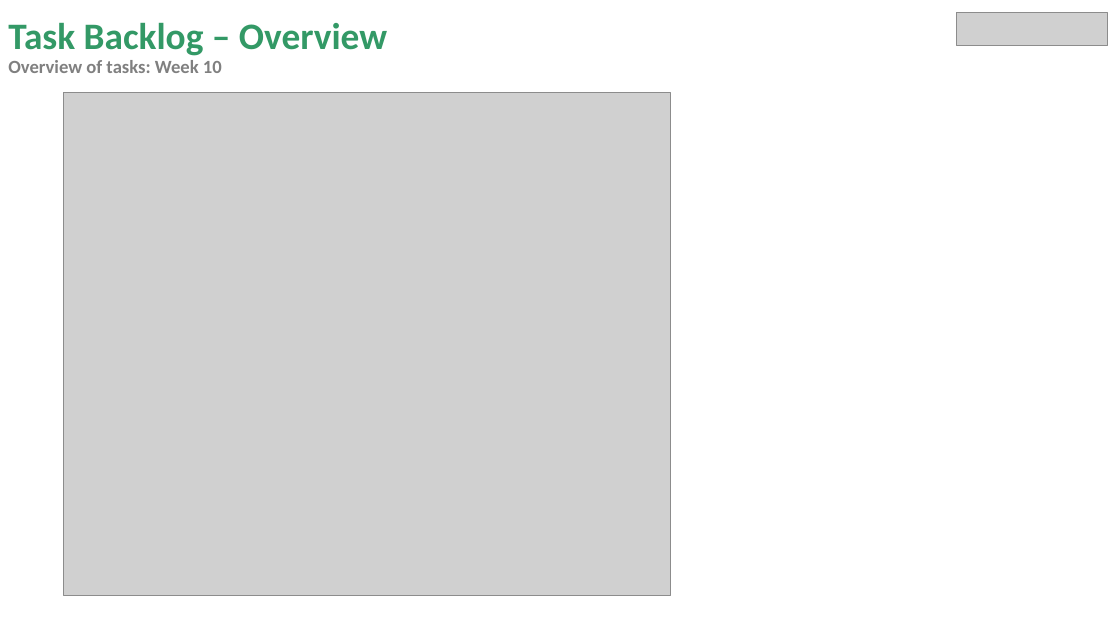
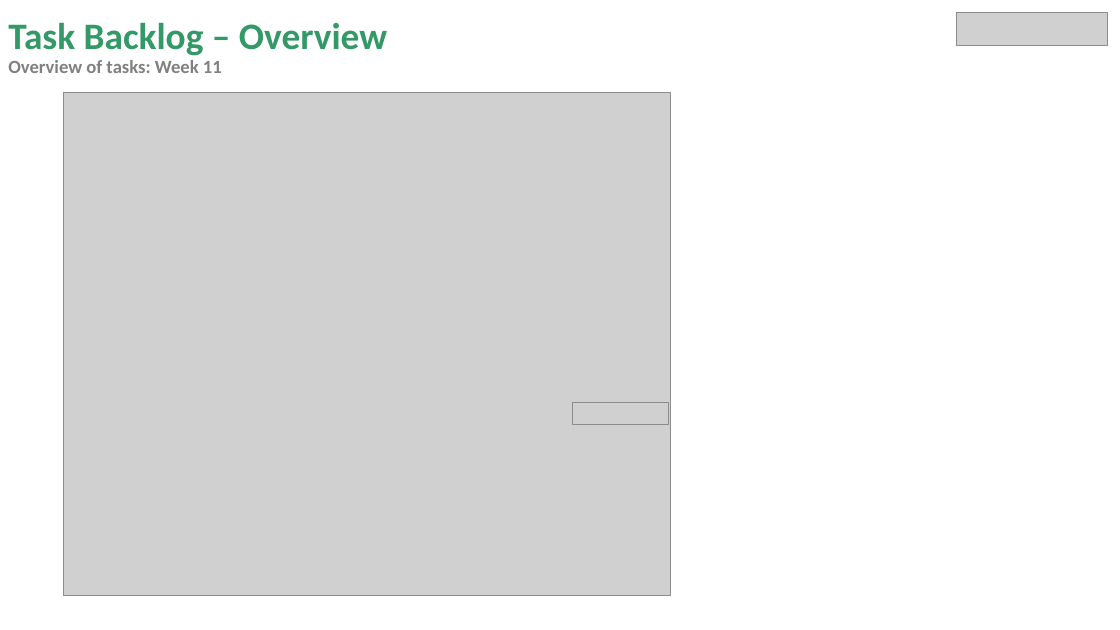
Before and after one commit to miguelrk/tum-mw-bachelorarbeit, a slide deck: slide 2 of 3 Entwicklungsphase/weekly_meeting_11.pptx. Drawn at 1120x630 pixels with LibreOffice and Linux fonts; fonts in the diff are those of the drawing; grey boxes stand for pictures. Boxes give left, top, right and bottom in pixels: in the first picture for what was removed or moved away, otherwise in the second. Text is boxed around its words. In the diff, an @@ line names an element or a change of style, - is before the commit and + after.

```diff
--- a/3 Entwicklungsphase/weekly_meeting_11.pptx
+++ b/3 Entwicklungsphase/weekly_meeting_11.pptx
@@ title at (8, 22, 387, 73): text changed @@
-Task Backlog – Overview
-Overview of tasks: Week 10
+Task Backlog – Overview
+Overview of tasks: Week 11
@@ picture added at (573, 403, 669, 424) @@
```
Also in this commit, not shown: 6 other slides changed, 3 slides added, 4 slides removed, 8 other files.
